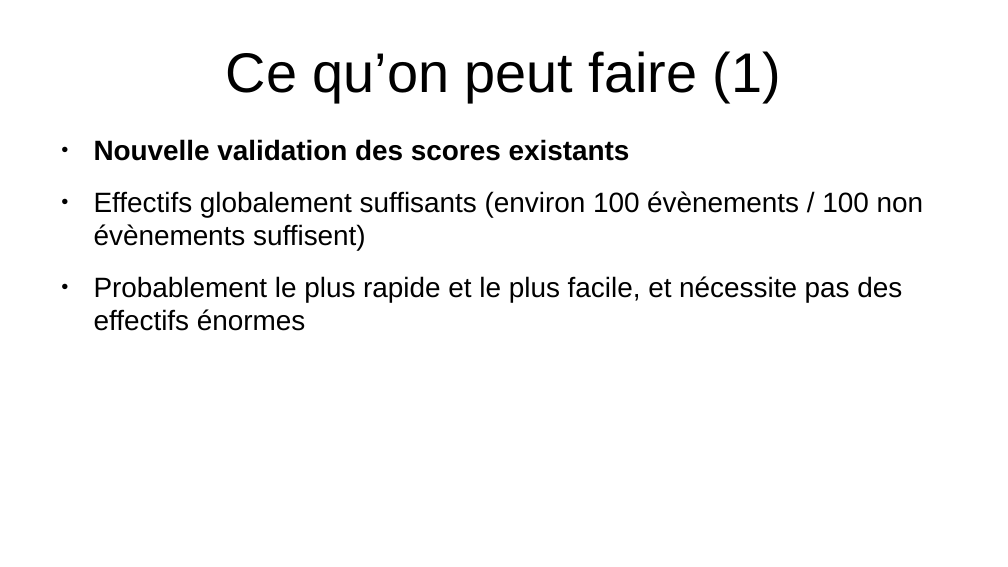
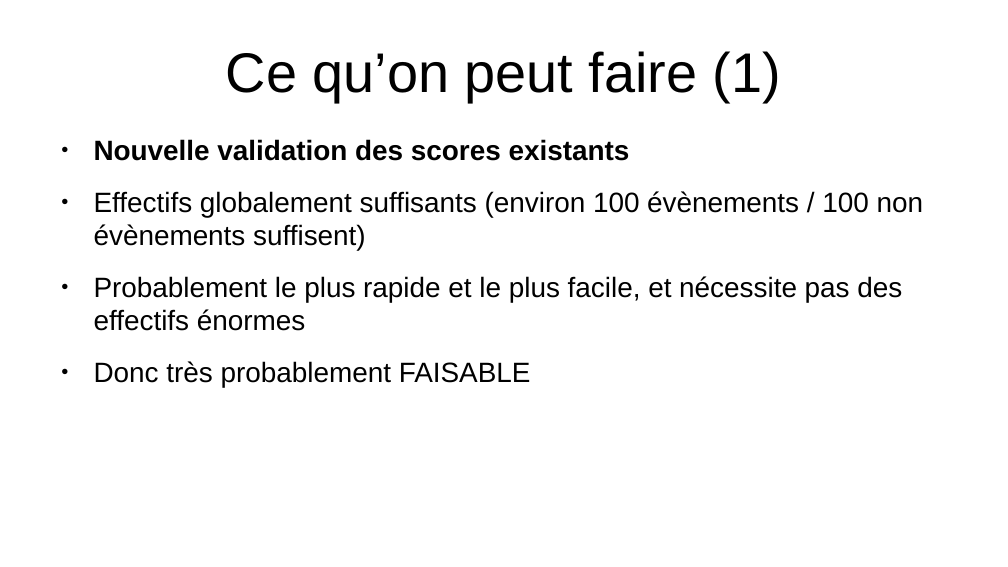
Before and after one commit to thomashusson29/CAG, a slide deck: slide 7 of Documents/diapo.odp. Drawn at 1008x567 pixels with LibreOffice and Linux fonts; fonts in the diff are those of the drawing. Boxes give left, top, right and bottom in pixels: in the first picture for what was removed or moved away, otherwise in the second. Text is boxed around its words. In the diff, an @@ line names an element or a change of style, - is before the commit and + after.

```diff
--- a/Documents/diapo.odp
+++ b/Documents/diapo.odp
@@ text at [94, 361, 531, 387]: paragraph added @@
+● Donc très probablement FAISABLE
```
Also in this commit, not shown: 1 other slide changed, 2 slides added, 1 other file.
